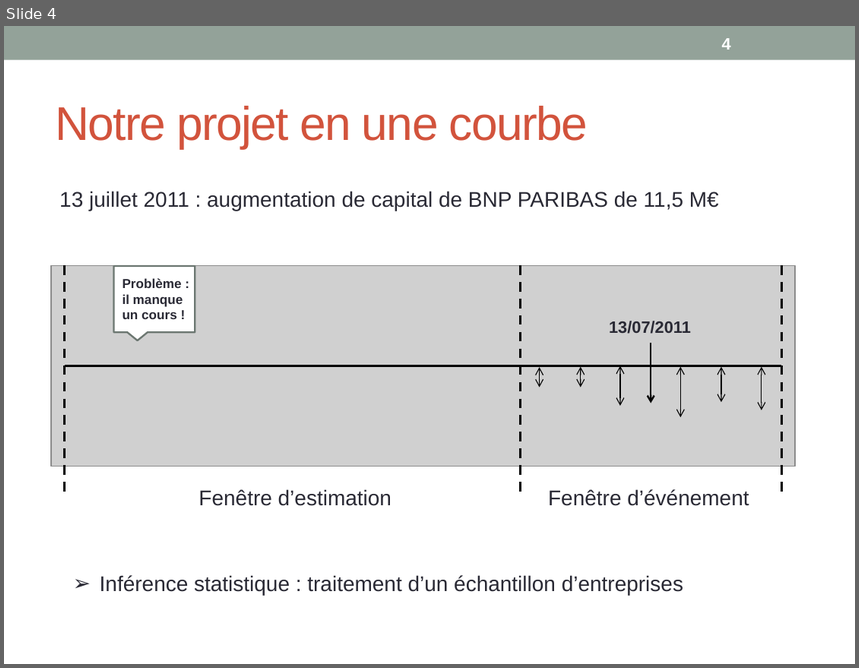
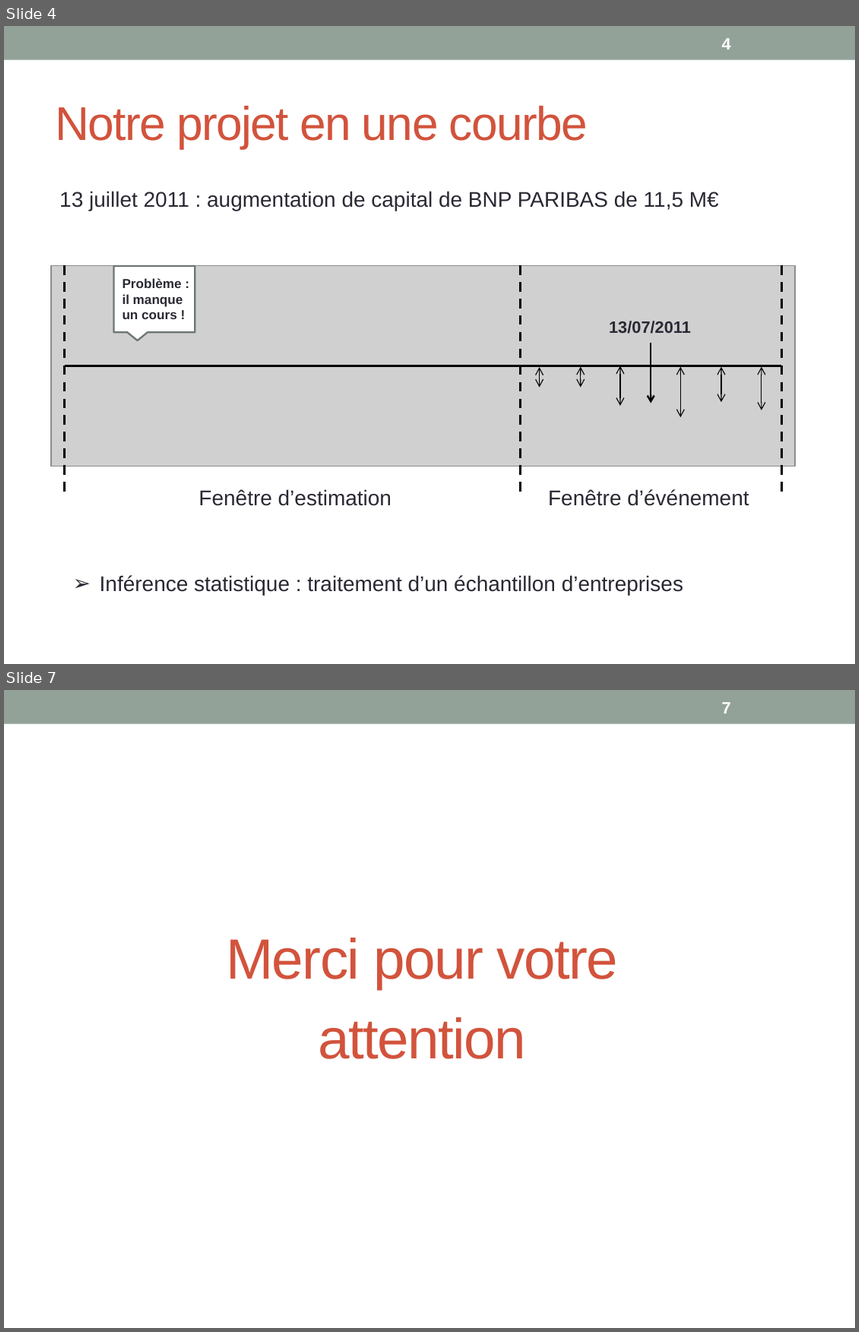
Before and after one commit to margotj38/Projet_de_spe, a slide deck: Sheme.pptx. Shown one above the other, each under a label of ours: slide 4 before the commit, slides 4 and 7 after it; the slides between them are not shown. The pictures are 859x668 and 859x1332 pixels, drawn with LibreOffice and Linux fonts; fonts in the diff are those of the drawing; grey boxes stand for pictures. Boxes give left, top, right and bottom in pixels: in the first picture for what was removed or moved away, otherwise in the second. Text is boxed around its words. In the diff, an @@ line names an element or a change of style, - is before the commit and + after.

```diff
--- a/Sheme.pptx
+++ b/Sheme.pptx
@@ slide 7 added at (x1=4, y1=690, x2=855, y2=1328), background #FFFFFF; not listed: 1 template element that a slide beside it also shows @@
@@ page number added at (x1=722, y1=702, x2=731, y2=714), 14 pt, text #FFFFFF, bold @@
+7
@@ text added at (x1=226, y1=938, x2=619, y2=1059), 48 pt, text #D2533C @@
+Merci pour votre
+attention
```
Also in this commit, not shown: 1 slide changed, 3 other slides added.
